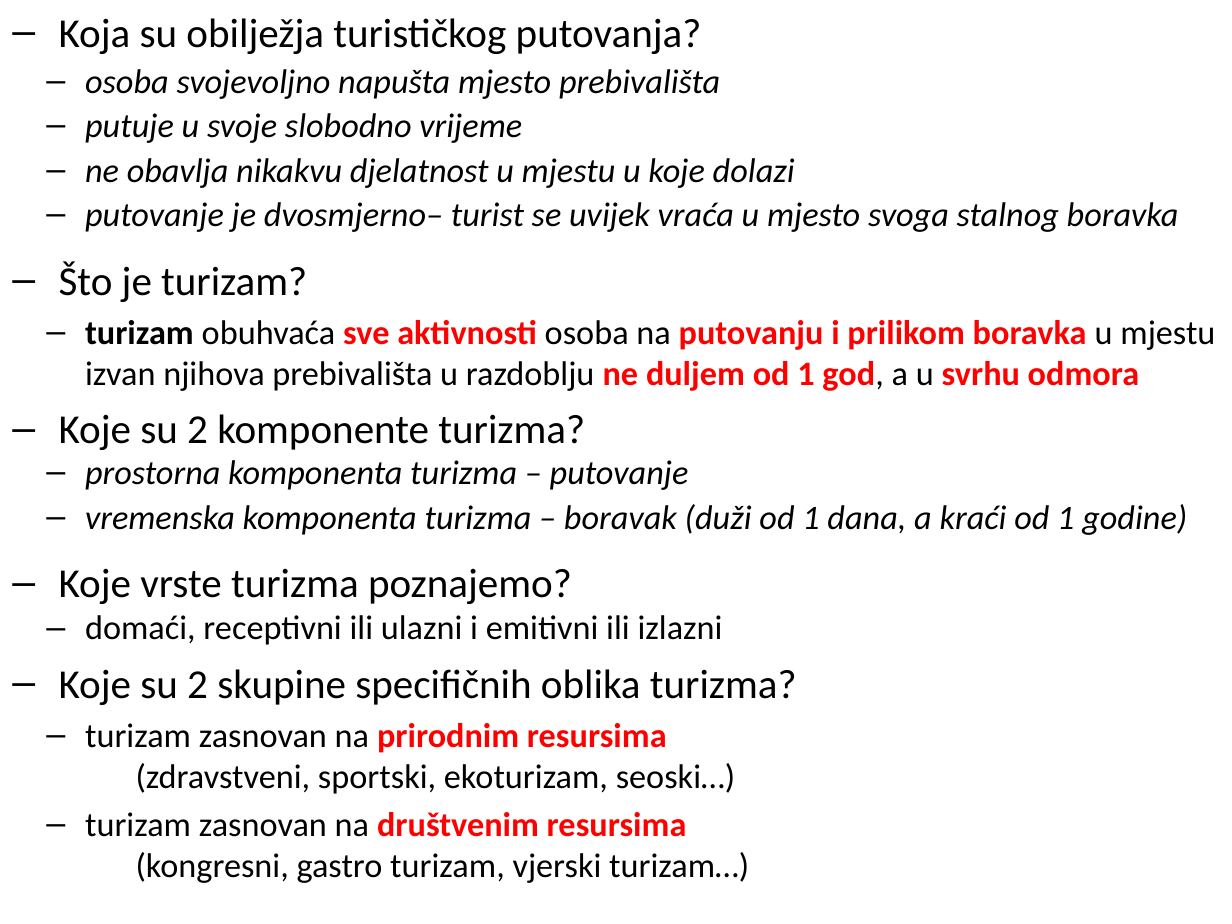
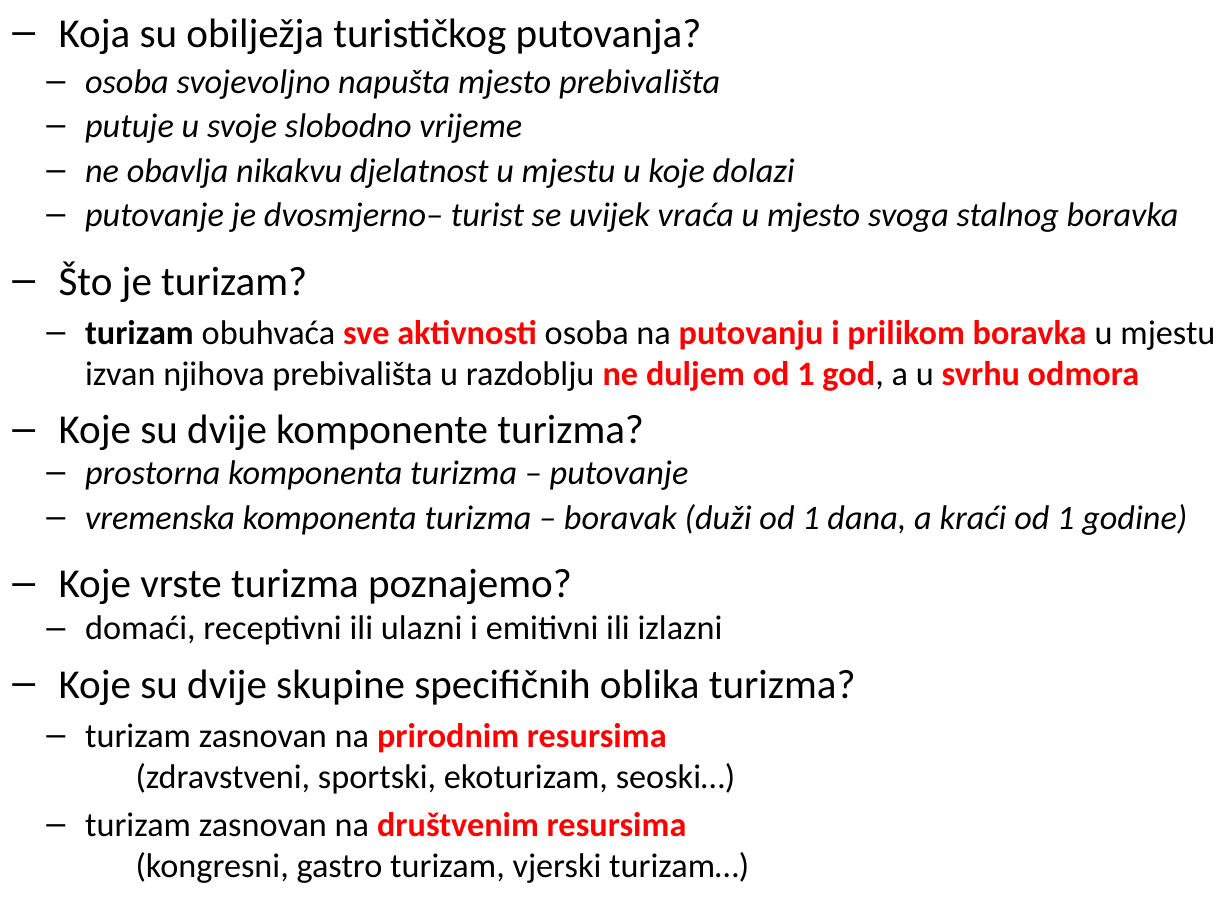
Before and after one commit to cornx/print, a slide deck: slide 13 of data/prezentacije/osnove_turizma/001_1_Turizam_uvod-ponavljanje.pptx (slide 9 before the commit). Drawn at 1232x924 pixels with LibreOffice and Linux fonts; fonts in the diff are those of the drawing. Boxes give left, top, right and bottom in pixels: in the first picture for what was removed or moved away, otherwise in the second. Text is boxed around its words. In the diff, an @@ line names an element or a change of style, - is before the commit and + after.

```diff
--- a/data/prezentacije/osnove_turizma/001_1_Turizam_uvod-ponavljanje.pptx
+++ b/data/prezentacije/osnove_turizma/001_1_Turizam_uvod-ponavljanje.pptx
@@ text at (x1=59, y1=414, x2=644, y2=450): text changed @@
-– Koje su 2 komponente turizma?
+– Koje su dvije komponente turizma?
@@ text at (x1=59, y1=669, x2=856, y2=705): text changed @@
-– Koje su 2 skupine specifičnih oblika turizma?
+– Koje su dvije skupine specifičnih oblika turizma?
```
Also in this commit, not shown: 8 other slides changed, 4 slides added.
